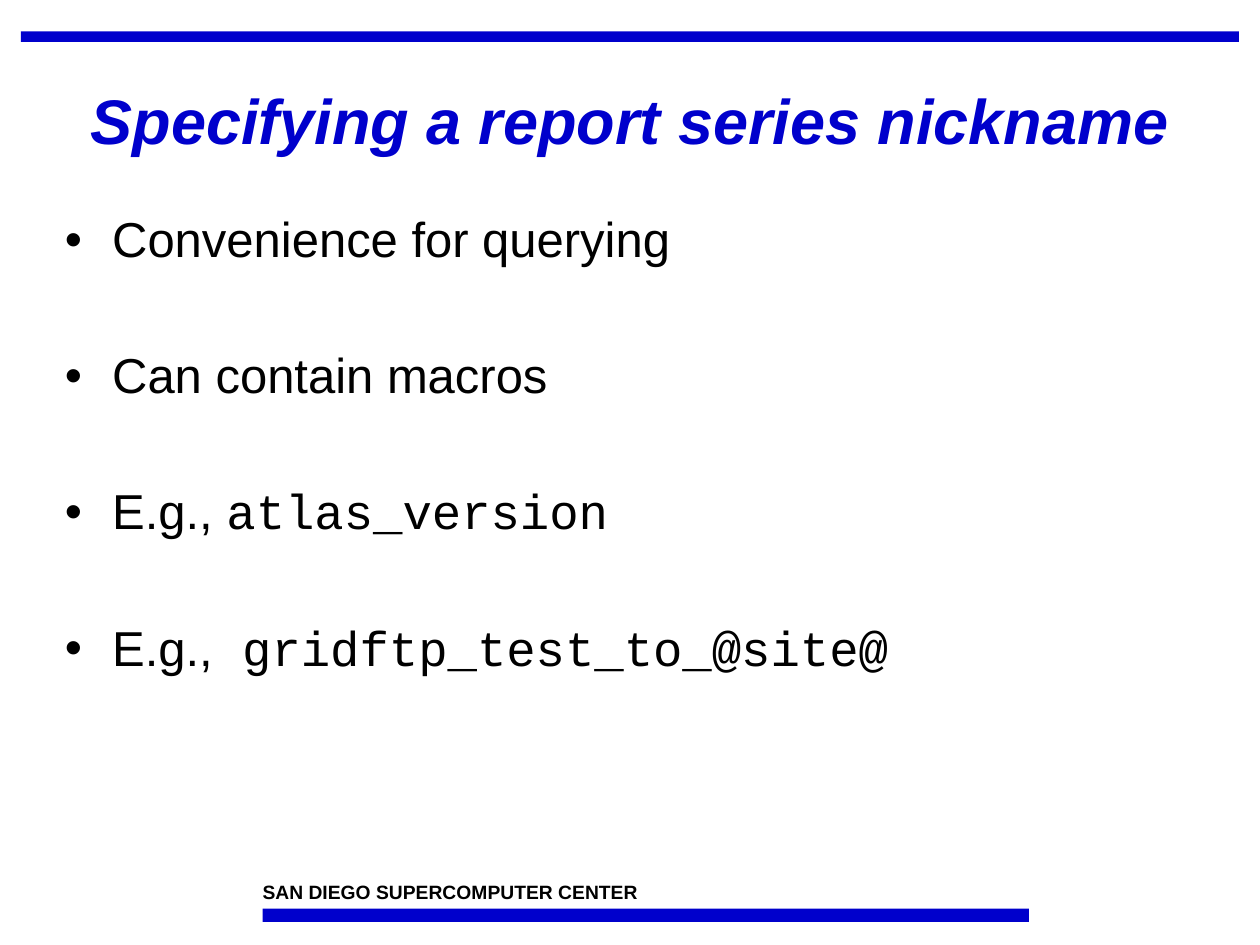
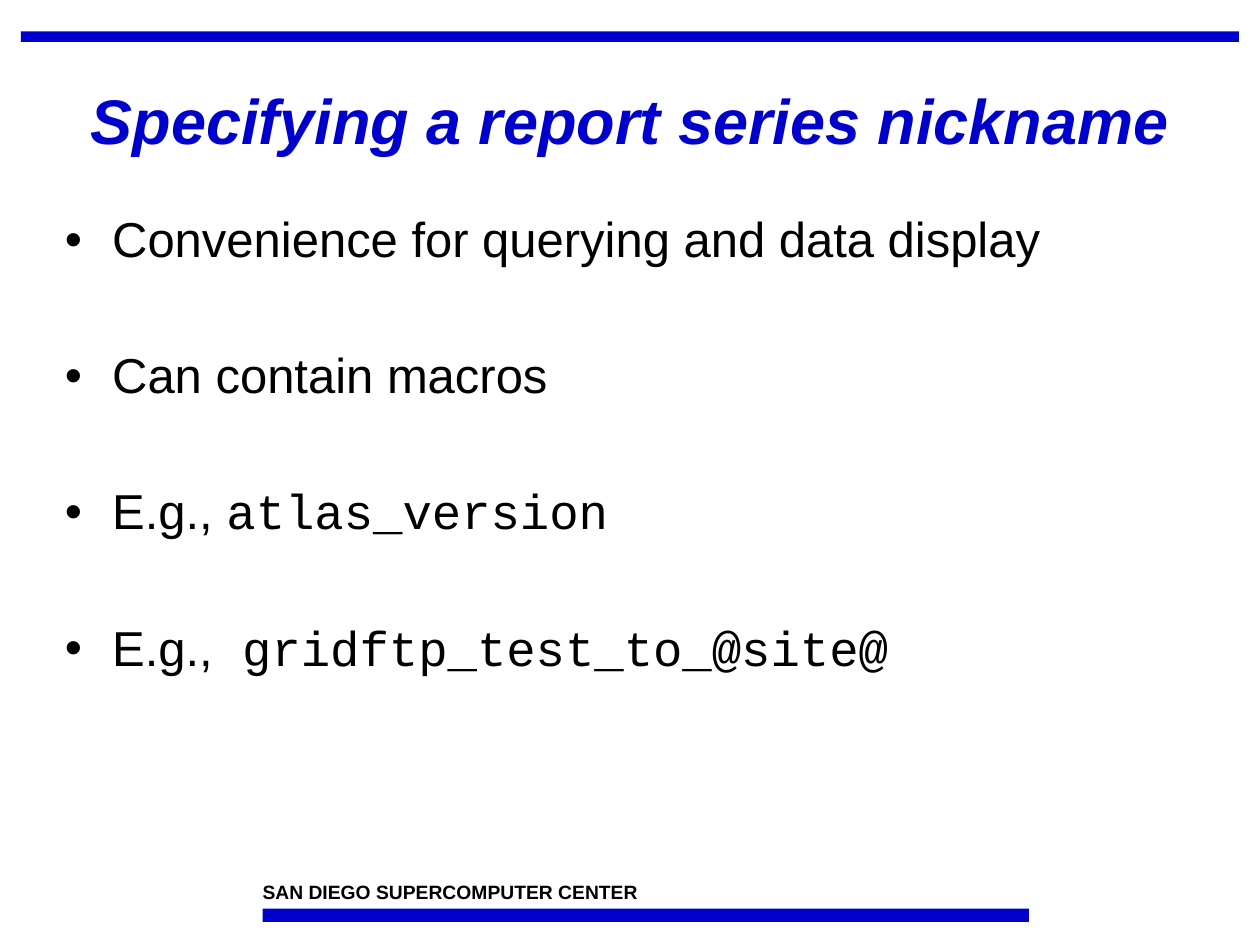
Before and after one commit to IncaProject/inca-xsede, a slide deck: slide 22 of talks/feb-06-workshop/control.ppt (slide 21 before the commit). Drawn at 1260x945 pixels with LibreOffice and Linux fonts; fonts in the diff are those of the drawing; background and template pictures are left out. Boxes give left, top, right and bottom in pixels: in the first picture for what was removed or moved away, otherwise in the second. Text is boxed around its words. In the diff, an @@ line names an element or a change of style, - is before the commit and + after.

```diff
--- a/talks/feb-06-workshop/control.ppt
+++ b/talks/feb-06-workshop/control.ppt
@@ text at box(112, 221, 1040, 267): text changed @@
-• Convenience for querying
+• Convenience for querying and data display
```
Also in this commit, not shown: 18 other slides changed, 1 slide added, 1 other file.
